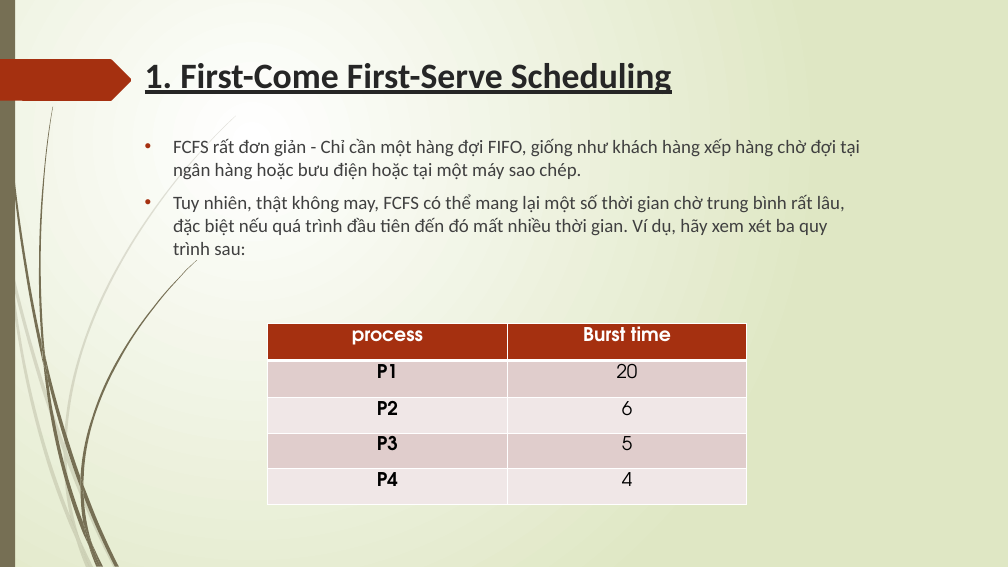
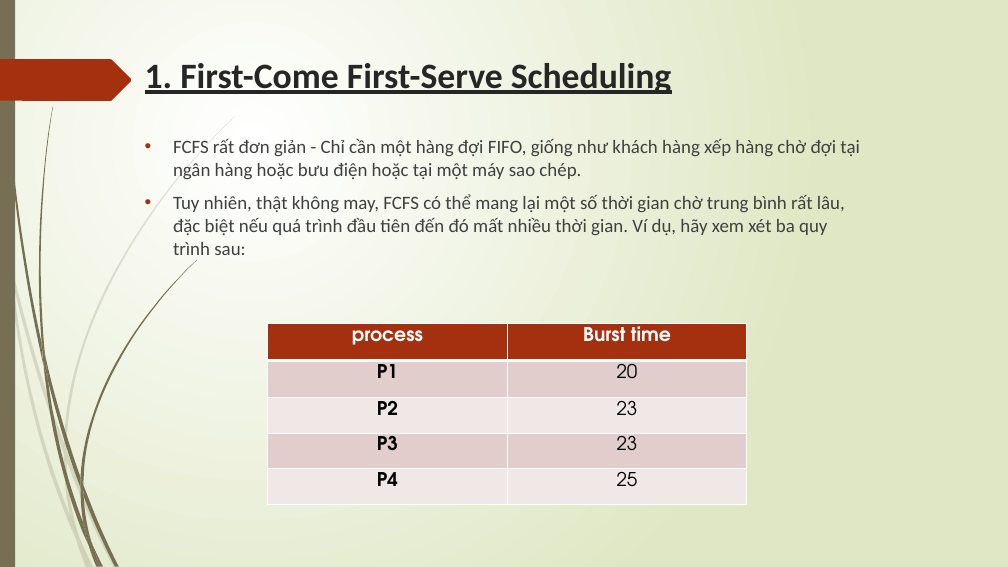
Before and after one commit to darkmagician148/operating_system, a slide deck: slide 12 of Scheduling-linux.pptx. Drawn at 1008x567 pixels with LibreOffice and Linux fonts; fonts in the diff are those of the drawing. Boxes give left, top, right and bottom in pixels: in the first picture for what was removed or moved away, otherwise in the second. Text is boxed around its words. In the diff, an @@ line names an element or a change of style, - is before the commit and + after.

```diff
--- a/Scheduling-linux.pptx
+++ b/Scheduling-linux.pptx
@@ table at box(268, 324, 747, 504) @@
-row 3, column 2: 6
+row 3, column 2: 23
-row 4, column 2: 5
+row 4, column 2: 23
-row 5, column 2: 4
+row 5, column 2: 25
```
Also in this commit, not shown: 7 other slides changed, 9 slides added, 3 slides removed.
